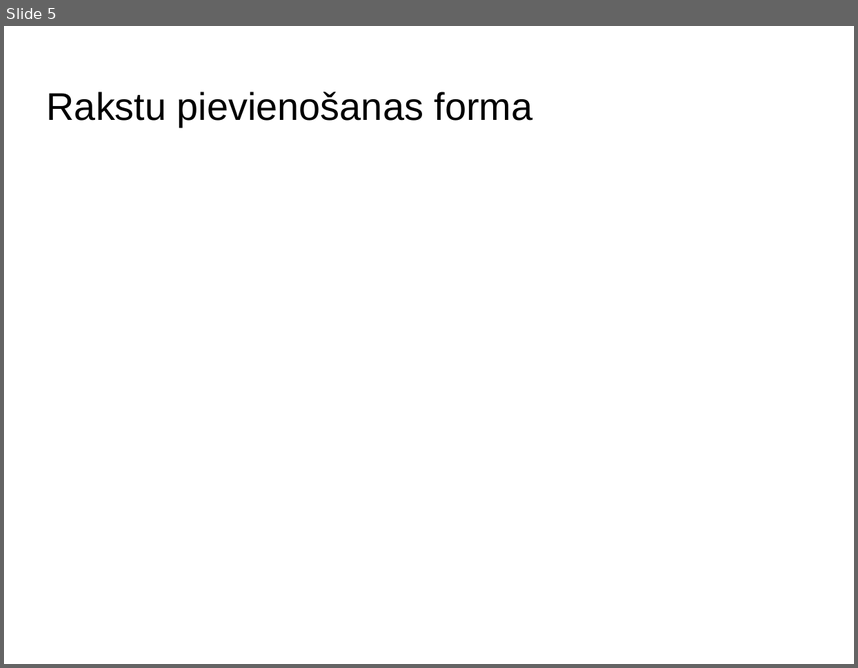
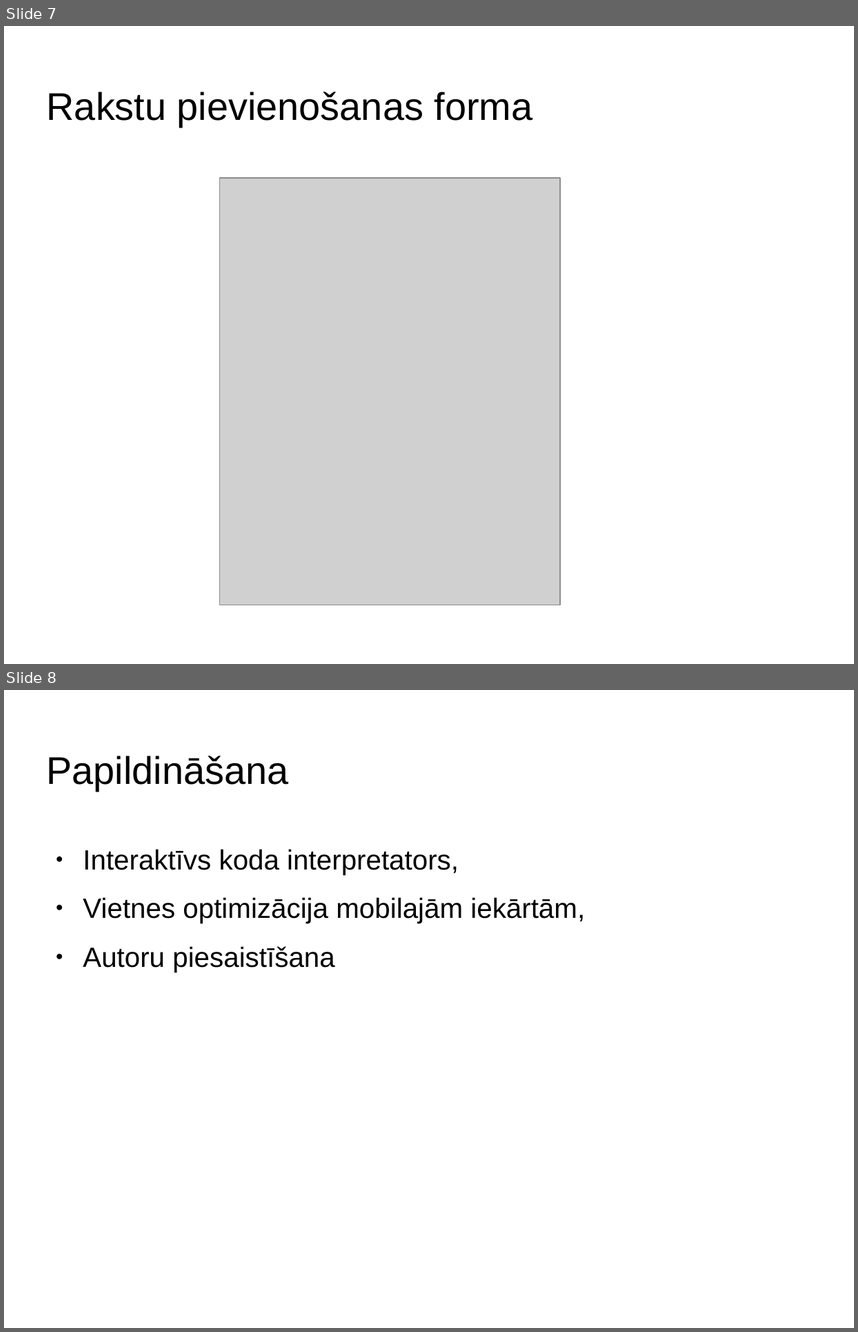
Before and after one commit to stabone/lore-parit, a slide deck: presentatio.odp. Shown one above the other, each under a label of ours: slide 5 before the commit, slides 7 and 8 after it. The pictures are 858x668 and 858x1332 pixels, drawn with LibreOffice and Linux fonts; fonts in the diff are those of the drawing; grey boxes stand for pictures; background and template pictures are left out. Boxes give left, top, right and bottom in pixels: in the first picture for what was removed or moved away, otherwise in the second. Text is boxed around its words. In the diff, an @@ line names an element or a change of style, - is before the commit and + after.

```diff
--- a/presentatio.odp
+++ b/presentatio.odp
@@ slide 8 added at (4,690,854,1328), background picture (left out) @@
@@ title added at (47,756,289,791), 36 pt, text #000000 @@
+Papildināšana
@@ text added at (83,849,585,972), 26 pt, text #000000 @@
+● Interaktīvs koda interpretators,
+● Vietnes optimizācija mobilajām iekārtām,
+● Autoru piesaistīšana
@@ what was slide 5 is now slide 7 @@
@@ slide 7 changed as well @@
@@ picture added at (220,178,560,604) @@
```
Also in this commit, not shown: 3 other slides changed, 4 other slides added, 2 slides removed.
